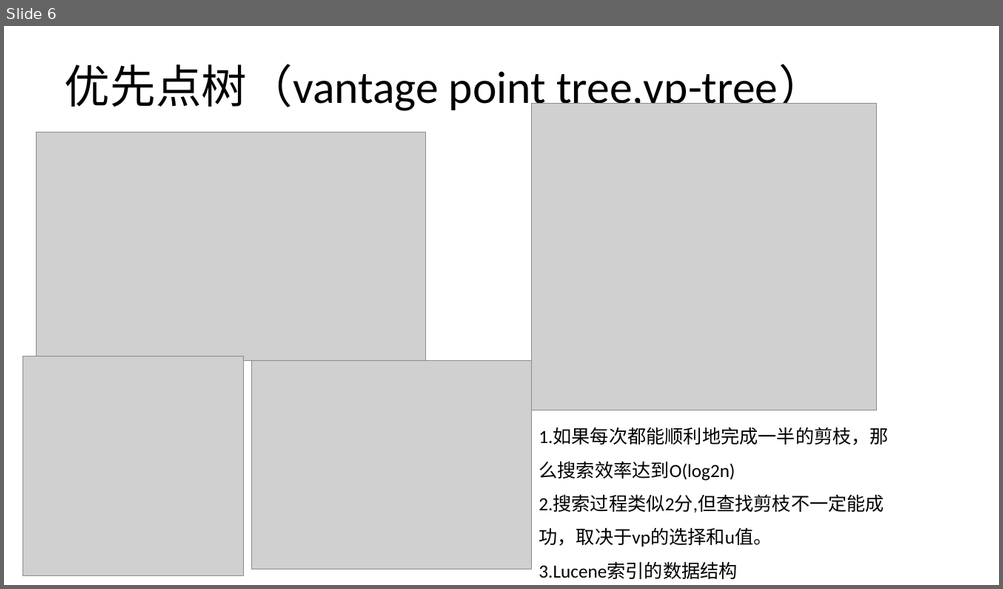
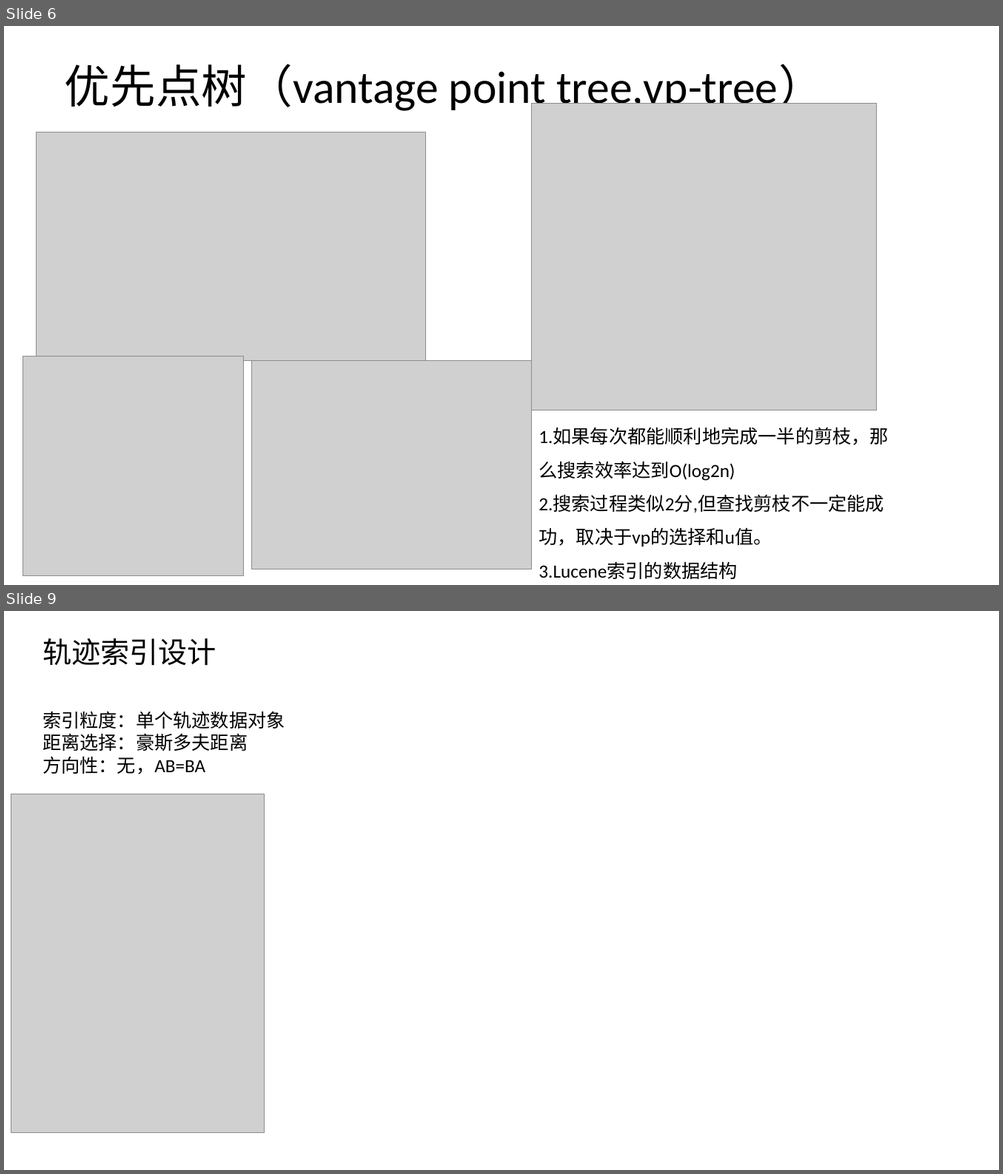
Before and after one commit to hc2013/graduate-article-latex, a slide deck: 地理轨迹相似性分析服务的设计和.pptx. Shown one above the other, each under a label of ours: slide 6 before the commit, slides 6 and 9 after it; the slides between them are not shown. The pictures are 1003x589 and 1003x1174 pixels, drawn with LibreOffice and Linux fonts; fonts in the diff are those of the drawing; grey boxes stand for pictures. Boxes give left, top, right and bottom in pixels: in the first picture for what was removed or moved away, otherwise in the second. Text is boxed around its words. In the diff, an @@ line names an element or a change of style, - is before the commit and + after.

```diff
--- a/地理轨迹相似性分析服务的设计和.pptx
+++ b/地理轨迹相似性分析服务的设计和.pptx
@@ slide 9 added at (x1=4, y1=611, x2=999, y2=1170), background #FFFFFF @@
@@ text added at (x1=42, y1=638, x2=216, y2=665), 28 pt, text #000000 @@
+轨迹索引设计
@@ text added at (x1=42, y1=711, x2=285, y2=775), 18 pt, text #000000 @@
+索引粒度：单个轨迹数据对象
+距离选择：豪斯多夫距离
+方向性：无，AB=BA
@@ picture added at (x1=11, y1=795, x2=264, y2=1133) @@
```
Also in this commit, not shown: 1 slide changed, 2 other slides added, 1 slide removed, 7 other files.
